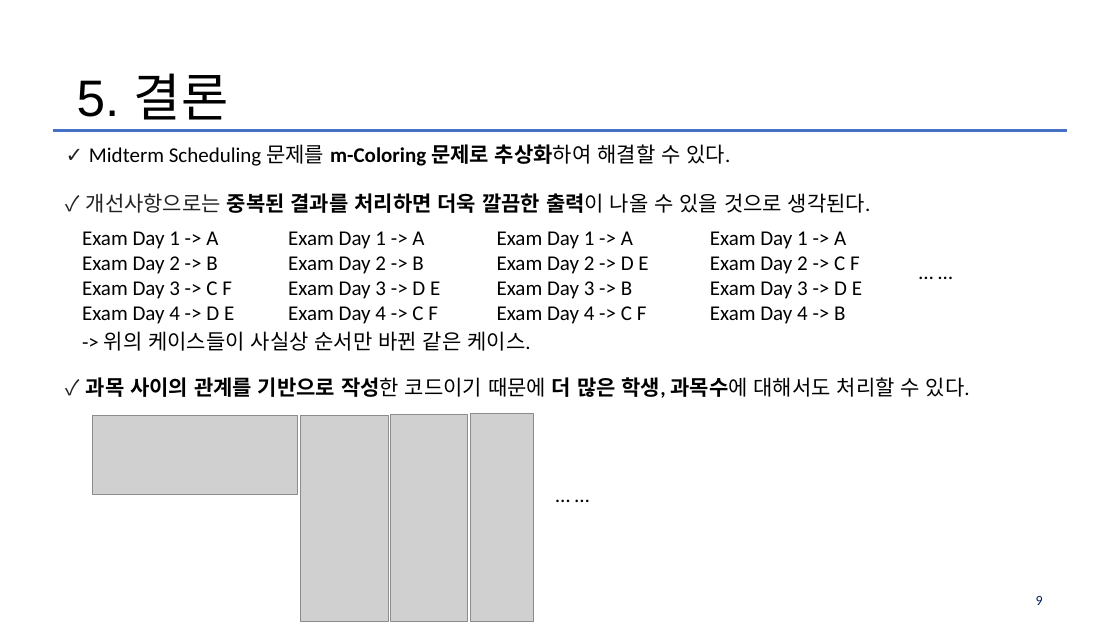
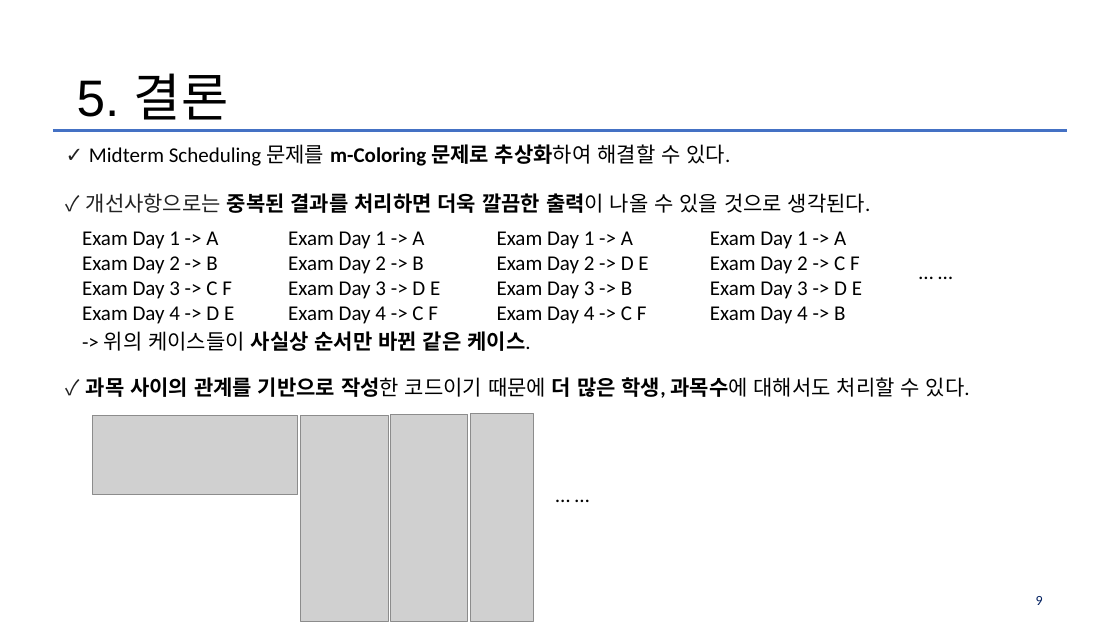
Before and after one commit to Much3m/Exam_Scheduler, a slide deck: slide 9 of MidtermPj_2018440017_김민석(제출용).pptx. Drawn at 1120x630 pixels with LibreOffice and Linux fonts; fonts in the diff are those of the drawing; grey boxes stand for pictures; background and template pictures are left out. Boxes give left, top, right and bottom in pixels: in the first picture for what was removed or moved away, otherwise in the second. Text is boxed around its words. In the diff, an @@ line names an element or a change of style, - is before the commit and + after.

```diff
--- a/MidtermPj_2018440017_김민석(제출용).pptx
+++ b/MidtermPj_2018440017_김민석(제출용).pptx
@@ text "-> 위의 케이스들이 사실상 순서만 ..." at (x1=104, y1=331, x2=530, y2=351): bold on in "사실상 순서만 바뀐 같은 케이스." @@
```
Also in this commit, not shown: 2 other slides changed, 2 other files.
